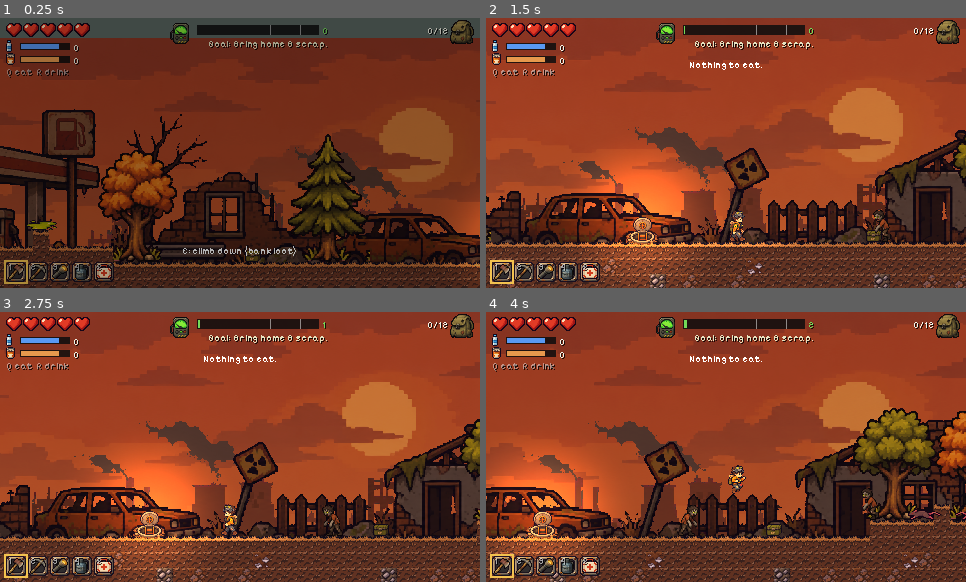
Above: before the commit, frames 1-4 (two rows, left to right).
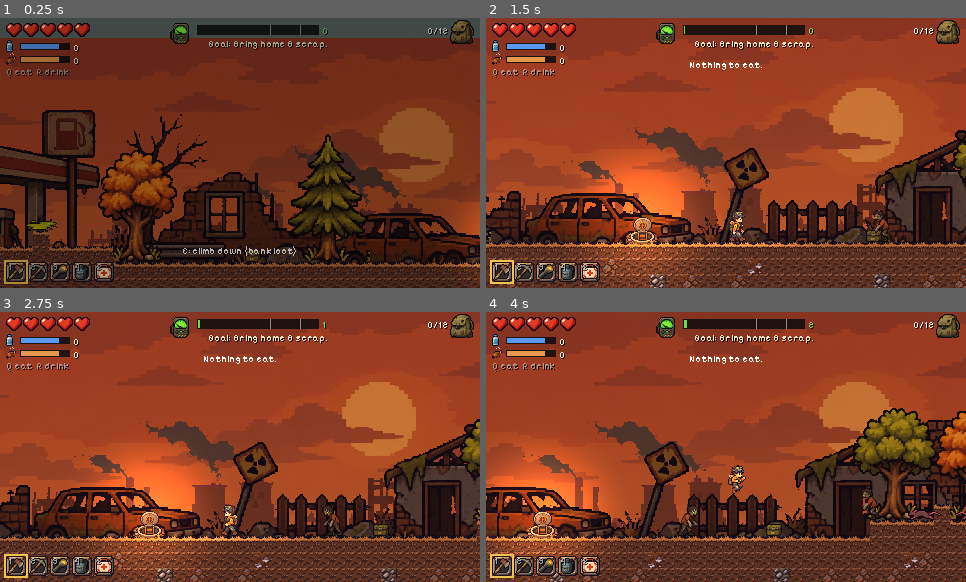
Above: after the commit, the same moments.

Repository: Sinammon/GameJam
Game: Godot game, scene res://scenes/expedition.tscn
Two runs of this game, one before a commit and one after it. Both use one fixed random seed, a clock stepped at 60 frames per second and the inputs below. This scene is started directly instead of the project's main scene.
Inputs (mouse positions are in pixels of both pictures, inside the frame that each line leads up to):
- Up to frame 1 (0.25 s): no input
- Up to frame 2 (1.5 s): tap Enter (ui_accept) at 0.5 s; move the mouse to (831, 139) at 0.52 s; press the mouse at (831, 139) at 0.53 s; hold Right (move_right) from 0.53 s (still down); tap Up (jump) at 0.77, 1.07 s; tap Q (eat) at 0.8, 1.35 s; move the mouse to (630, 166) at 1.27 s; release the mouse at (630, 166) at 1.28 s
- Up to frame 3 (2.75 s): tap Up (jump) at 1.52, 1.82 s; click (144, 460) at 1.55 s; move the mouse to (288, 387) at 2.02 s; release Right (move_right) at 2.03 s; press the mouse at (288, 387) at 2.03 s; hold Left (move_left) from 2.03 s (still down); tap Q (eat) at 2.3 s
- Up to frame 4 (4 s): move the mouse to (702, 501) at 2.77 s; release Left (move_left) at 2.78 s; release the mouse at (702, 501) at 2.78 s; hold Right (move_right) from 2.78 s (still down); tap R (drink) at 2.85 s; tap Up (jump) at 3.02, 3.32, 3.77 s; click (702, 501) at 3.05 s; move the mouse to (870, 487) at 3.52 s; hold Q (eat) from 3.53 s (still down)

The runs differ from the first frame. In frame 1, 0.1% of the frame differs, in the area x 1-4%, y 8-18%; in frame 2, 0.1%; in frame 3, 0.1%; in frame 4, 0.1%.

Commit message:
V3 art: survival icons in HUD meters, slots, locker, stove/filter popups and the book; station art
UIKit.item_icon maps water / food / recipes / stations to the new icons (old icons as fallback).
The Water Filter shows water while there is dirty water, the Stove burns while it works, a shelf
stands in the utility room. Pickups without pickup_ art use their icon (raw meat).

Diff:
--- a/bunker-7/actors/pickup.gd
+++ b/bunker-7/actors/pickup.gd
@@ -4,7 +4,7 @@
 # into the backpack when the player walks over it. A full backpack leaves it lying
 # there (with a "Backpack full!" message, at most once every few seconds).
 # Picture: `picture` if given and present (e.g. obj_logs.png for tree logs), else
-# art/world_clean/pickup_<kind>.png, else a small coloured box.
+# art/world_clean/pickup_<kind>.png, else icon_<kind>.png (raw meat ...), else a small coloured box.
 
 const PICK_DIST := 16.0         # px between the player's feet and the item
 const MAGNET_DIST := 36.0       # closer than this (and room in the pack): drifts to the player
@@ -32,7 +32,8 @@
 	floor_at = floor_fn
 	vel = pop
 	add_to_group("pickups")
-	if (picture == "" or Art.sprite(self, picture) == null) and Art.sprite(self, "res://art/world_clean/pickup_%s.png" % kind) == null:
+	if (picture == "" or Art.sprite(self, picture) == null) and Art.sprite(self, "res://art/world_clean/pickup_%s.png" % kind) == null \
+			and Art.sprite(self, "res://art/world_clean/icon_%s.png" % kind) == null:   # V3 items: their icon
 		var box := ColorRect.new()
 		box.color = COLORS.get(kind, Color.WHITE)
 		box.position = Vector2(-3, -6)
--- a/bunker-7/scenes/book.gd
+++ b/bunker-7/scenes/book.gd
@@ -84,7 +84,7 @@
 	var head := HBoxContainer.new()
 	head.add_theme_constant_override("separation", 4)
 	box.add_child(head)
-	var pic := UIKit.picture("world_clean/icon_" + str(e.id))
+	var pic := UIKit.picture("world_clean/" + UIKit.item_icon(str(e.id)))
 	if pic != null:
 		pic.custom_minimum_size = Vector2(12, 12)
 		pic.expand_mode = TextureRect.EXPAND_IGNORE_SIZE
--- a/bunker-7/scenes/bunker.gd
+++ b/bunker-7/scenes/bunker.gd
@@ -57,6 +57,9 @@
 const BUILD_X := {"purifier": 96, "stove": 142, "filter": 192, "garden": 132, "radio": 120}
 # Art tried in order for a building (V3 station art from bunker_stations2 first, has-file fallback).
 const BUILD_ART := {"purifier": ["obj_water_filter", "bld_purifier"], "stove": ["obj_stove", "bld_stove"]}
+# ... and the picture in front of those while it works: the filter with water in it, the stove's fire.
+const BUILD_ART_ON := {"purifier": "obj_water_filter_on", "stove": "obj_stove_lit"}
+const SHELF_X := {"utility": 168}   # a pantry shelf (obj_shelf, scenery) between the stove and the air filter
 const LAMP_X := {"bedroom": 88, "utility": 117, "garden": 117, "storage": 76, "radio": 78}   # painted lamps
 const ROOM_COLORS := {
 	"bedroom": Color(0.30, 0.24, 0.20), "utility": Color(0.22, 0.27, 0.30), "garden": Color(0.20, 0.30, 0.20),
@@ -316,6 +319,8 @@
 		holder.position = Vector2(shaft_x() + 34, SURFACE_Y + 3 - 66) - room.position
 		room.add_child(holder)
 		_building(holder, "door", 0, GameState.is_built("door"), damaged)
+	if SHELF_X.has(id):
+		_put(room, "obj_shelf", Vector2(SHELF_X[id], 66))
 	# stations
 	for kind in STATION_X.get(id, {}):
 		var sx: float = x + STATION_X[id][kind]
@@ -340,6 +345,12 @@
 		l.size = Vector2(ROOM_W, 10)
 		room.add_child(l)
 
+# The filter shows water while there is dirty water to filter; the stove burns while it works.
+func _station_on(b_id: String) -> bool:
+	if b_id == "purifier":
+		return GameState.is_working("purifier") and GameState.dirty_water > 0
+	return GameState.is_working(b_id)
+
 func _station_art(room: Node2D, file: String, cx: float, size: Vector2, fallback: Color) -> void:
 	if _put(room, file, Vector2(cx, 66)) == null:
 		_rect(room, Rect2(cx - size.x / 2.0, 66 - size.y, size.x, size.y), fallback)
@@ -347,7 +358,10 @@
 # A building on the floor: the bld_ art (or a labelled block); not built yet = a faint ghost.
 func _building(room: Node2D, b_id: String, cx: float, built: bool, damaged: bool) -> void:
 	var node: CanvasItem = null
-	for file in BUILD_ART.get(b_id, ["bld_" + b_id]):
+	var files: Array = BUILD_ART.get(b_id, ["bld_" + b_id]).duplicate()
+	if built and not damaged and BUILD_ART_ON.has(b_id) and _station_on(b_id):
+		files.push_front(BUILD_ART_ON[b_id])
+	for file in files:
 		node = _put(room, file, Vector2(cx, 66))
 		if node != null:
 			break
@@ -789,7 +803,7 @@
 		"locker":
 			popup.title("Locker")
 			popup.add_node(UIKit.icon_row([
-				["icon_water", "Water", str(gs.water)], ["icon_food", "Meals", str(gs.food)],
+				[UIKit.item_icon("water"), "Water", str(gs.water)], [UIKit.item_icon("food"), "Meals", str(gs.food)],
 				["icon_dirty_water", "Dirty", str(gs.dirty_water)], ["icon_raw_meat", "Meat", str(gs.raw_meat)],
 				["icon_mushroom", "Mush.", str(gs.mushroom)]], 9, 8))
 			popup.add_node(UIKit.icon_row([
@@ -841,12 +855,15 @@
 		"purifier":
 			popup.title("Water Filter")
 			popup.line("Dirty water in, clean water out (1 for 1). At night it filters up to %d on its own." % gs.FILTER_NIGHT_MAX, UIKit.DIM)
-			popup.line("Dirty water: %d   Clean water: %d" % [gs.dirty_water, gs.water])
+			popup.add_node(UIKit.icon_row([["icon_dirty_water", "Dirty water", str(gs.dirty_water)],
+				[UIKit.item_icon("water"), "Clean water", str(gs.water)]], 9, 12))
 			popup.button_row([["Filter 1", "filter_1", gs.can_filter(), _do.bind("filter", "1")],
 				["Filter all", "filter_all", gs.can_filter(), _do.bind("filter", "99")]], 70)
 		"stove":
 			popup.title("Stove")
-			popup.line("Wood is the fuel. Raw meat %d, mushrooms %d, dirty water %d, wood %d." % [gs.raw_meat, gs.mushroom, gs.dirty_water, gs.wood], UIKit.DIM)
+			popup.line("Wood is the fuel.", UIKit.DIM)
+			popup.add_node(UIKit.icon_row([["icon_raw_meat", "Raw meat", str(gs.raw_meat)], ["icon_mushroom", "Mushrooms", str(gs.mushroom)],
+				["icon_dirty_water", "Dirty water", str(gs.dirty_water)], ["icon_wood", "Wood", str(gs.wood)]], 9, 8))
 			for id in gs.RECIPES:
 				var r: Dictionary = gs.RECIPES[id]
 				popup.row(r.name, "%s -> %s" % [gs.cost_text(r["in"]), gs.cost_text(r["out"])], "Cook", "cook_" + id,
--- a/bunker-7/scenes/hud.gd
+++ b/bunker-7/scenes/hud.gd
@@ -229,7 +229,7 @@
 func _draw_supplies(at: Vector2) -> void:
 	var y := at.y
 	for k in ["water", "food"]:
-		var icon := _t("icon_" + k)
+		var icon := _t(UIKit.item_icon(k))
 		if icon:
 			var s := minf(12.0 / maxf(icon.get_height(), 1.0), 1.0)
 			draw_node.draw_texture_rect(icon, Rect2(Vector2(at.x, y), (icon.get_size() * s).floor()), false)
@@ -386,7 +386,7 @@
 		_slot(r, false, i >= unlocked)
 		if i < stacks.size():
 			var kind: String = stacks[i][0]
-			var tex := _t("icon_" + kind)
+			var tex := _t(UIKit.item_icon(kind))
 			if tex:
 				draw_node.draw_texture(tex, r.position + ((r.size - tex.get_size()) / 2.0).floor())
 			else:
--- a/bunker-7/scenes/ui_kit.gd
+++ b/bunker-7/scenes/ui_kit.gd
@@ -22,6 +22,20 @@
 	if ResourceLoader.exists(path):
 		return load(path) as Texture2D
 	return null
+
+# Icon file (in world_clean, no extension) for an item kind or a book / station id: the survival
+# art first (clean water bottle, cooked meat ...), then icon_<kind>. Missing files fall through.
+const ICON_ALIAS := {
+	"water": ["icon_clean_water", "icon_water"], "food": ["icon_cooked_meat", "icon_food"],
+	"cook_meat": ["icon_cooked_meat"], "mushroom_stew": ["icon_mushroom"], "boil_water": ["icon_clean_water"],
+	"filter": ["icon_clean_water"], "purifier": ["obj_water_filter", "bld_purifier"], "stove": ["obj_stove"],
+	"locker": ["icon_canned_food"],
+}
+static func item_icon(kind: String) -> String:
+	for n in ICON_ALIAS.get(kind, []):
+		if ResourceLoader.exists("res://art/world_clean/%s.png" % n):
+			return n
+	return "icon_" + kind
 
 # A picture at its own pixel size (scale = whole-number zoom), or null if missing.
 static func picture(name: String, scale: int = 1) -> TextureRect:
